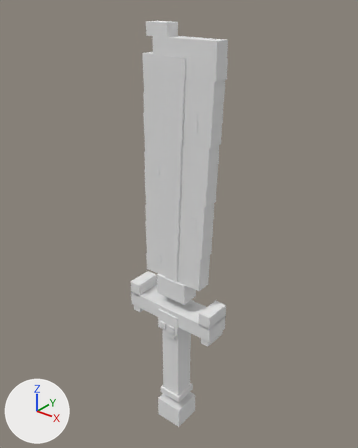
The OBJ model src/main/resources/assets/ashbound/models/mesh/headsmans_cleaver.obj: old version first, new version second.
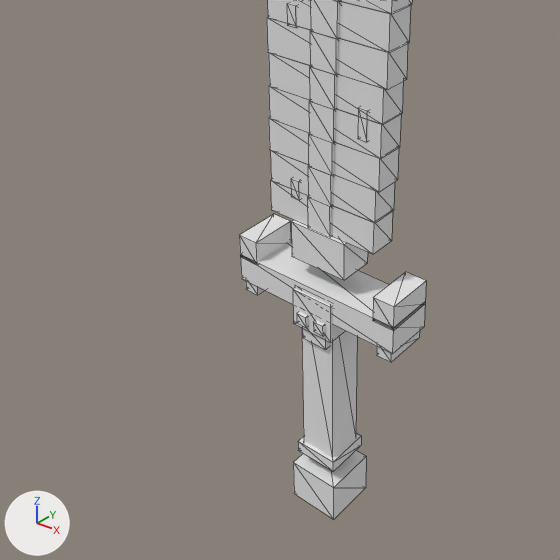
Old and new are each drawn whole from a 50 mm lens placed at (2.38, -2.82, 2.69), pointed at (0.46, -0.42, 1.21) and again close up on the part from 2% to 82% of the width and 36% to 100% of the height. Every picture has the same lights, and +X, +Y and +Z are marked at lower left. The older version's two pictures come first. The close-ups show mesh edges as thin lines. Where no turn or scale is listed for an object, it has been applied to the vertices.

In view in the first close-up: 'headsmans_cleaver'.
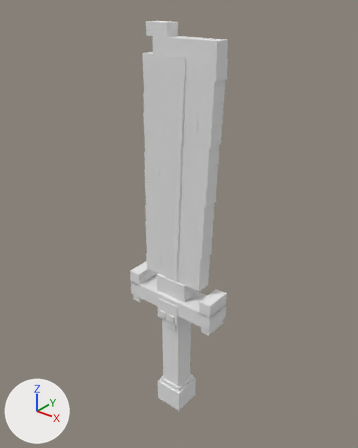
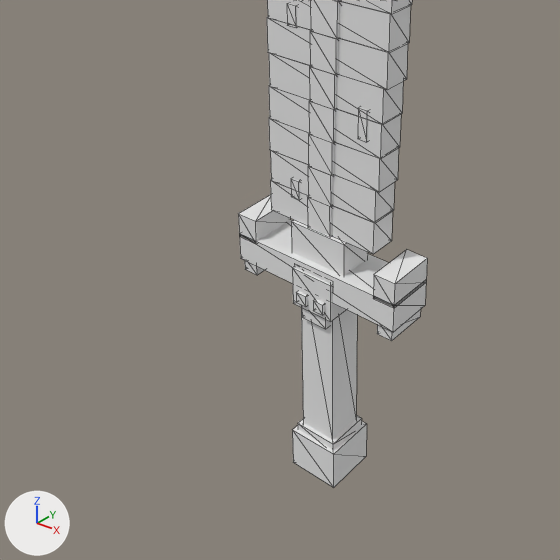
Edits to the bpy script that builds the scene:
```text
Change me_headsmans_cleaver:
    used by ob_headsmans_cleaver; location = (0.0, 0.0, 0.0)
    remove me_headsmans_cleaver.from_pydata(...)  # 352 vertices, 528 faces; spans x 0.14..0.86, y -0.62..-0.38, z -0.46..2.5
    add me_headsmans_cleaver.from_pydata(...)  # 352 vertices, 528 faces; spans x 0.14..0.86, y -0.62..-0.38, z -0.28..2.5
    me_headsmans_cleaver part 1: the loose piece of 8 vertices spanning x 0.14..0.86, y -0.6..-0.4, z 0.5..0.62 is moved by (0.0, 0.0, 0.09)
    me_headsmans_cleaver part 2: the loose piece of 8 vertices spanning x 0.77..0.86, y -0.6..-0.4, z 0.6..0.7 is moved by (0.0, 0.0, 0.09)
    me_headsmans_cleaver part 3: the loose piece of 8 vertices spanning x 0.78..0.85, y -0.59..-0.41, z 0.45..0.51 is moved by (0.0, 0.0, 0.09)
    me_headsmans_cleaver part 4: the loose piece of 8 vertices spanning x 0.14..0.23, y -0.6..-0.4, z 0.6..0.7 is moved by (0.0, 0.0, 0.09)
    me_headsmans_cleaver part 5: the loose piece of 8 vertices spanning x 0.15..0.22, y -0.59..-0.41, z 0.45..0.51 is moved by (0.0, 0.0, 0.09)
    me_headsmans_cleaver part 6: the loose piece of 8 vertices spanning x 0.41..0.59, y -0.6..-0.4, z 0.42..0.58 is moved by (0.0, 0.0, 0.09)
    me_headsmans_cleaver part 7: the loose piece of 8 vertices spanning x 0.44..0.56, y -0.59..-0.41, z 0.37..0.43 is moved by (0.0, 0.0, 0.09)
    me_headsmans_cleaver part 8: the loose piece of 8 vertices spanning x 0.43..0.57, y -0.57..-0.42, z -0.18..0.59 is moved by (0.0, 0.0, 0.09)
    me_headsmans_cleaver part 9: the loose piece of 8 vertices spanning x 0.41..0.59, y -0.59..-0.41, z -0.22..-0.17 is moved by (0.0, 0.0, 0.09)
    me_headsmans_cleaver part 10: the loose piece of 8 vertices spanning x 0.39..0.61, y -0.61..-0.39, z -0.46..-0.28 is moved by (0.0, 0.0, 0.17)
    me_headsmans_cleaver part 11: the loose piece of 8 vertices spanning x 0.44..0.48, y -0.62..-0.38, z 0.44..0.49 is moved by (0.0, 0.0, 0.09)
    me_headsmans_cleaver part 12: the loose piece of 8 vertices spanning x 0.52..0.56, y -0.62..-0.38, z 0.44..0.49 is moved by (0.0, 0.0, 0.09)
    other edits to the shape of me_headsmans_cleaver do not show in these pictures
```

Pixel boxes (x1, y1, x2, y2) of what changed, in the close-ups (560 x 560 px; the box of a moved part takes in the faces that stretch with it):
'headsmans_cleaver', reshaped
    before: (239, 0, 426, 519)
    after: (238, 0, 427, 487)
part 1 of me_headsmans_cleaver, moved or reshaped
    before: (240, 241, 425, 354)
    after: (239, 220, 426, 332)
part 2 of me_headsmans_cleaver, moved or reshaped
    before: (373, 272, 426, 330)
    after: (373, 250, 427, 308)
part 3 of me_headsmans_cleaver, moved or reshaped
    before: (377, 331, 419, 362)
    after: (377, 309, 421, 341)
part 4 of me_headsmans_cleaver, moved or reshaped
    before: (239, 214, 291, 264)
    after: (238, 195, 290, 244)
part 5 of me_headsmans_cleaver, moved or reshaped (mostly hidden)
    before: (246, 281, 265, 295)
    after: (245, 261, 264, 275)
part 6 of me_headsmans_cleaver, moved or reshaped
    before: (293, 288, 346, 342)
    after: (292, 267, 347, 322)
part 7 of me_headsmans_cleaver, moved or reshaped
    before: (302, 328, 329, 349)
    after: (302, 308, 329, 329)
part 8 of me_headsmans_cleaver, moved or reshaped
    before: (302, 331, 357, 458)
    after: (301, 307, 357, 440)
part 9 of me_headsmans_cleaver, moved or reshaped
    before: (298, 433, 361, 471)
    after: (298, 415, 362, 450)
part 10 of me_headsmans_cleaver, moved or reshaped
    before: (293, 451, 366, 519)
    after: (292, 421, 367, 487)
part 11 of me_headsmans_cleaver, moved or reshaped
    before: (297, 312, 308, 327)
    after: (296, 291, 308, 307)
part 12 of me_headsmans_cleaver, moved or reshaped
    before: (313, 320, 325, 336)
    after: (313, 299, 325, 315)
